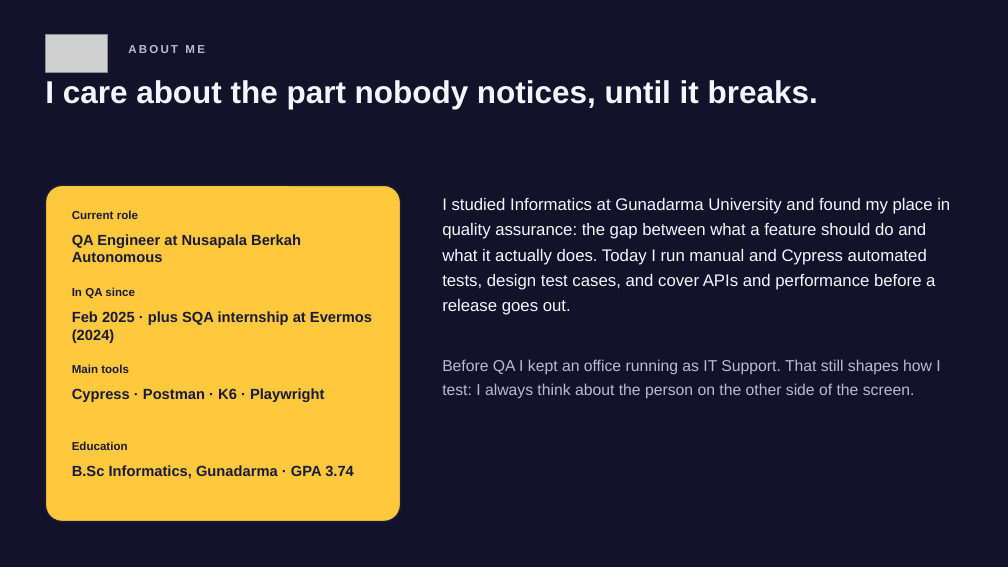
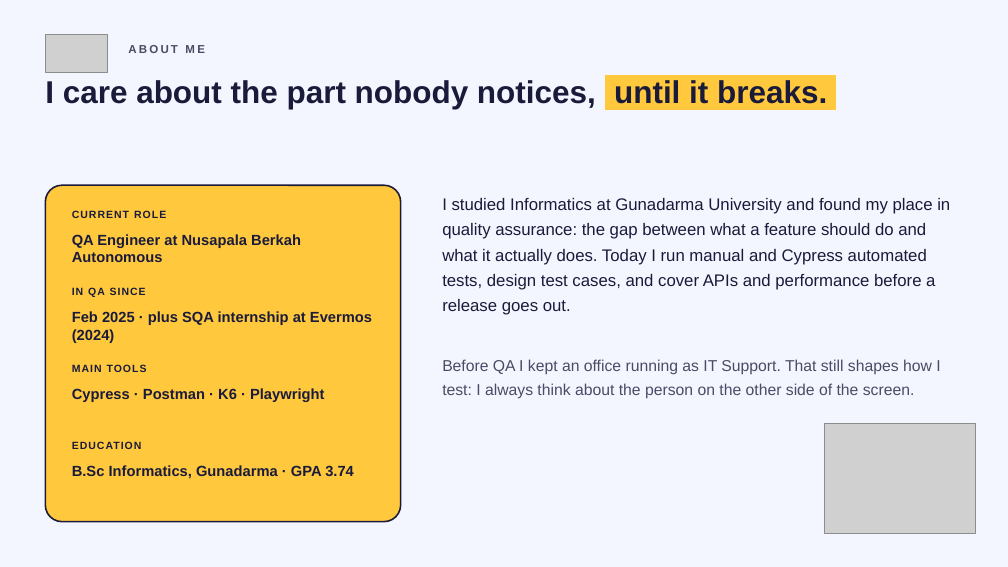
Before and after one commit to HyungMaulss/tegar-portfolio, a slide deck: slide 2 of public/Tegar-Maulana-Resume.pptx. Drawn at 1008x567 pixels with LibreOffice and Linux fonts; fonts in the diff are those of the drawing; grey boxes stand for pictures. Boxes give left, top, right and bottom in pixels: in the first picture for what was removed or moved away, otherwise in the second. Text is boxed around its words. In the diff, an @@ line names an element or a change of style, - is before the commit and + after.

Commit message:
Resume deck in light mode, matching the current site
Cover mirrors the hero (portrait on the tilted Sun card, status card, rings, glow);
experience as rows with a Now tag, toolbox rows with plain chips, the Cypress run
in the featured project card, and the dark contact panel. Drops stray paragraph
properties pptxgenjs writes mid-paragraph, which PowerPoint refuses to open.

```diff
--- a/public/Tegar-Maulana-Resume.pptx
+++ b/public/Tegar-Maulana-Resume.pptx
@@ background #12132B to #F4F6FF @@
@@ text "ABOUT ME" at (x1=128, y1=45, x2=204, y2=53): text colour #B9BBD6 to #4A4B65 @@
@@ text "I care about the part ..." at (x1=45, y1=80, x2=827, y2=109): text colour #F4F6FF to #1A1B3A; highlight none to #FFC83D in "until it breaks." @@
@@ text "I studied Informatics at Gunadarma ..." at (x1=442, y1=198, x2=950, y2=315): text colour #F4F6FF to #1A1B3A @@
@@ text at (x1=72, y1=210, x2=166, y2=218): text changed; size 11 to 10 pt @@
-Current role
+CURRENT ROLE
@@ text at (x1=72, y1=287, x2=146, y2=297): text changed; size 11 to 10 pt @@
-In QA since
+IN QA SINCE
@@ text "Before QA I kept an ..." at (x1=442, y1=359, x2=940, y2=399): text colour #B9BBD6 to #4A4B65 @@
@@ text at (x1=72, y1=364, x2=147, y2=372): text changed; size 11 to 10 pt @@
-Main tools
+MAIN TOOLS
@@ text at (x1=72, y1=441, x2=142, y2=449): text changed; size 11 to 10 pt @@
-Education
+EDUCATION
@@ picture added at (x1=824, y1=423, x2=975, y2=533) @@
```
Also in this commit, not shown: 6 other slides changed, 5 other files.
